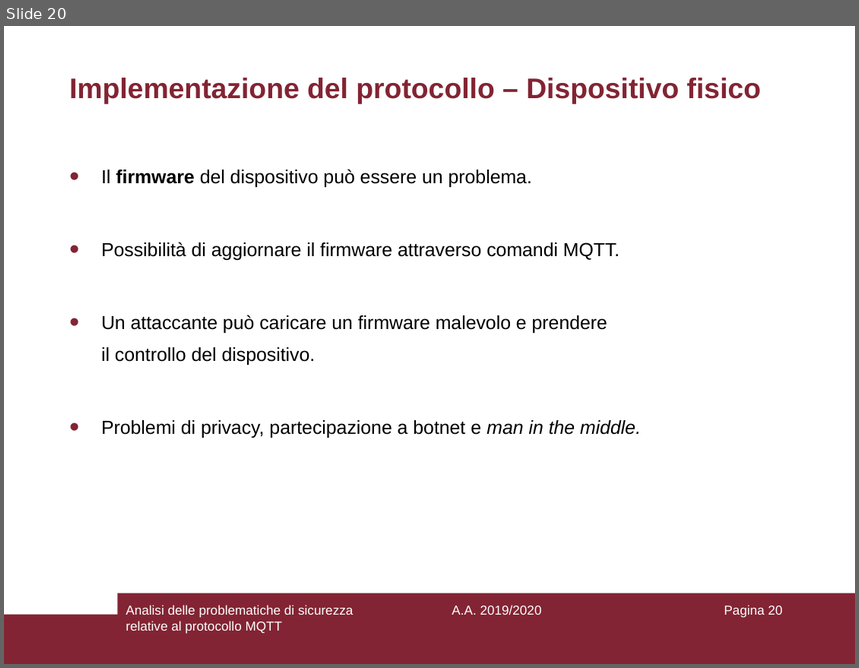
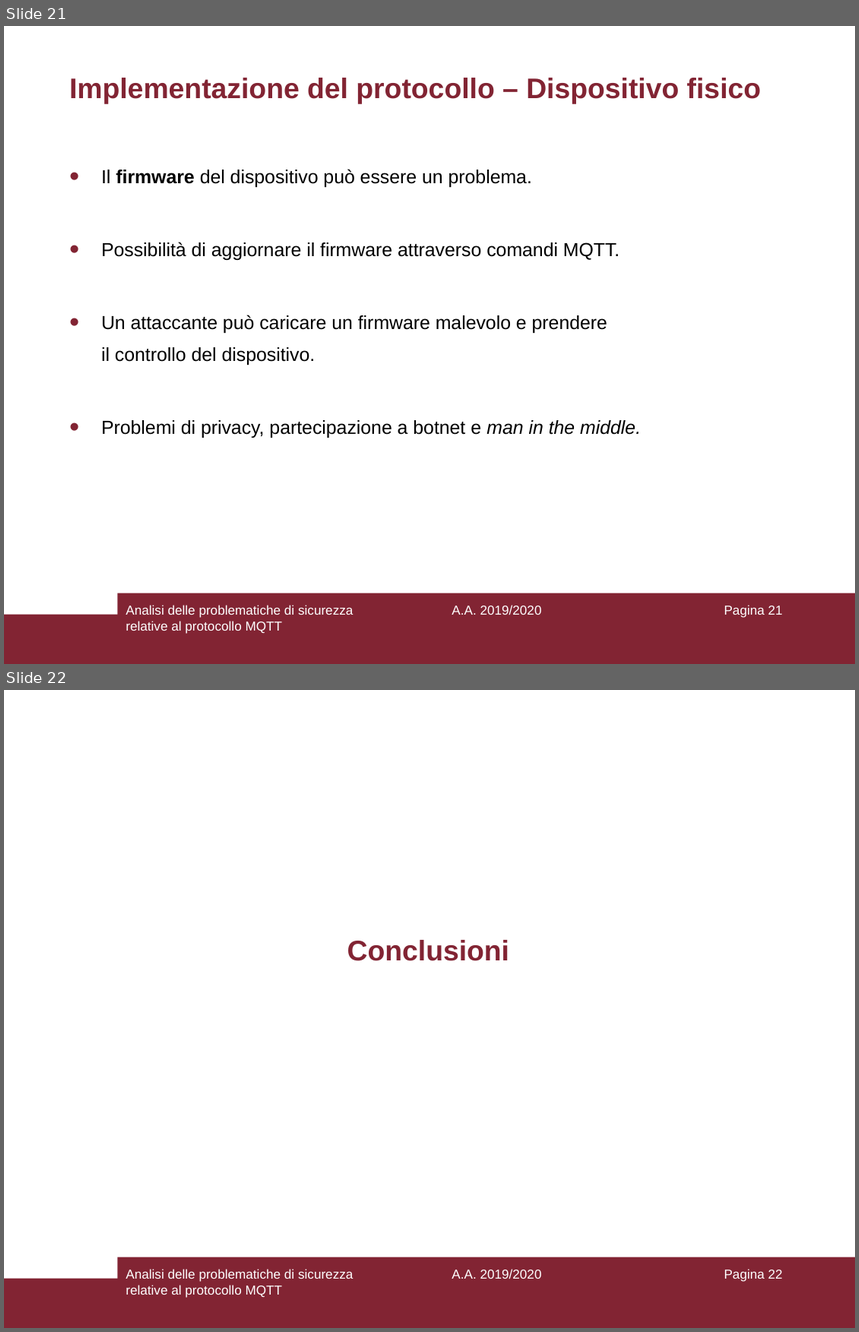
Before and after one commit to aedoardo/bachelor-degree-thesis, a slide deck: slides/Presentazione.ppt. Shown one above the other, each under a label of ours: slide 20 before the commit, slides 21 and 22 after it. The pictures are 859x668 and 859x1332 pixels, drawn with LibreOffice and Linux fonts; fonts in the diff are those of the drawing. Boxes give left, top, right and bottom in pixels: in the first picture for what was removed or moved away, otherwise in the second. Text is boxed around its words. In the diff, an @@ line names an element or a change of style, - is before the commit and + after.

```diff
--- a/slides/Presentazione.ppt
+++ b/slides/Presentazione.ppt
@@ slide 22 added at bbox=[4, 690, 855, 1328], background #FFFFFF; not listed: 2 template elements that a slide beside it also shows @@
@@ text added at bbox=[348, 940, 509, 961], 24 pt, text #822433, bold @@
+Conclusioni
@@ text added at bbox=[126, 1269, 353, 1298], 11 pt, text #FFFFFF @@
+Analisi delle problematiche di sicurezza relative al protocollo MQTT
@@ text added at bbox=[452, 1269, 542, 1279], 11 pt, text #FFFFFF @@
+A.A. 2019/2020
@@ page number added at bbox=[724, 1269, 783, 1282], 11 pt, text #FFFFFF @@
+Pagina 22
@@ what was slide 20 is now slide 21 @@
@@ page number at bbox=[724, 605, 783, 618]: text changed @@
-Pagina 20
+Pagina 21
```
Also in this commit, not shown: 8 slides changed, 2 other slides added, 1 other file.
